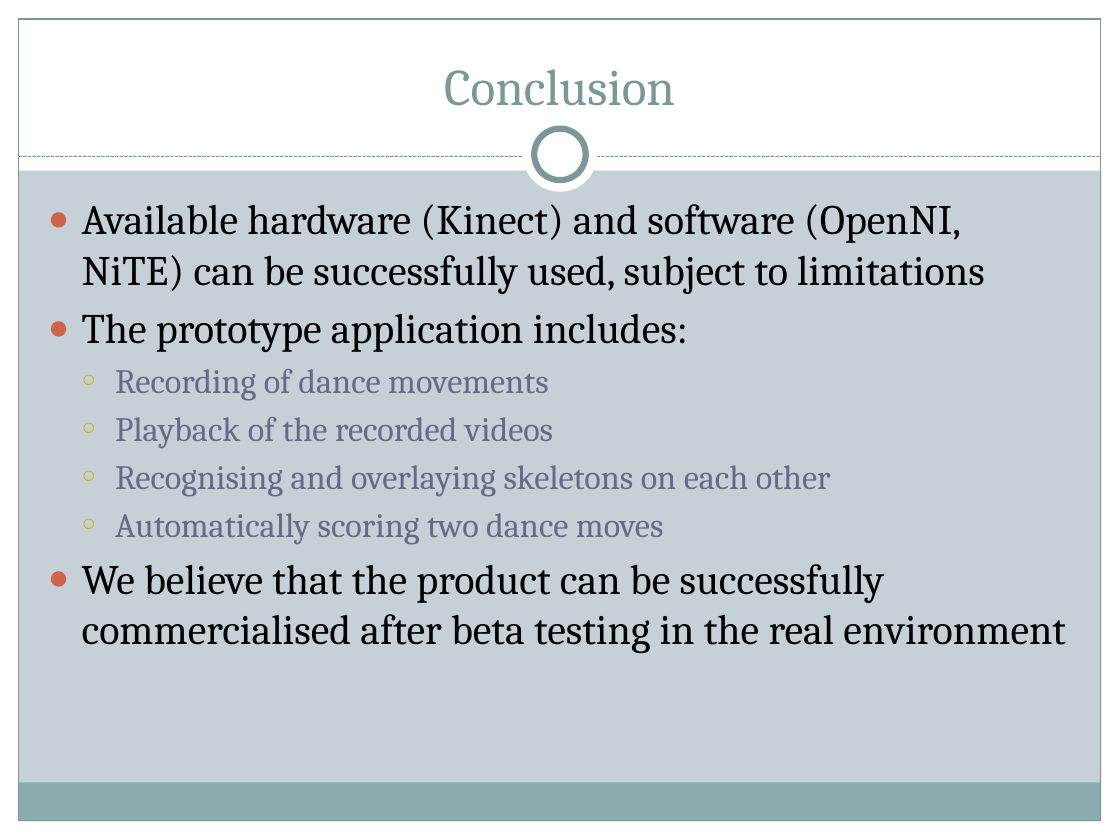
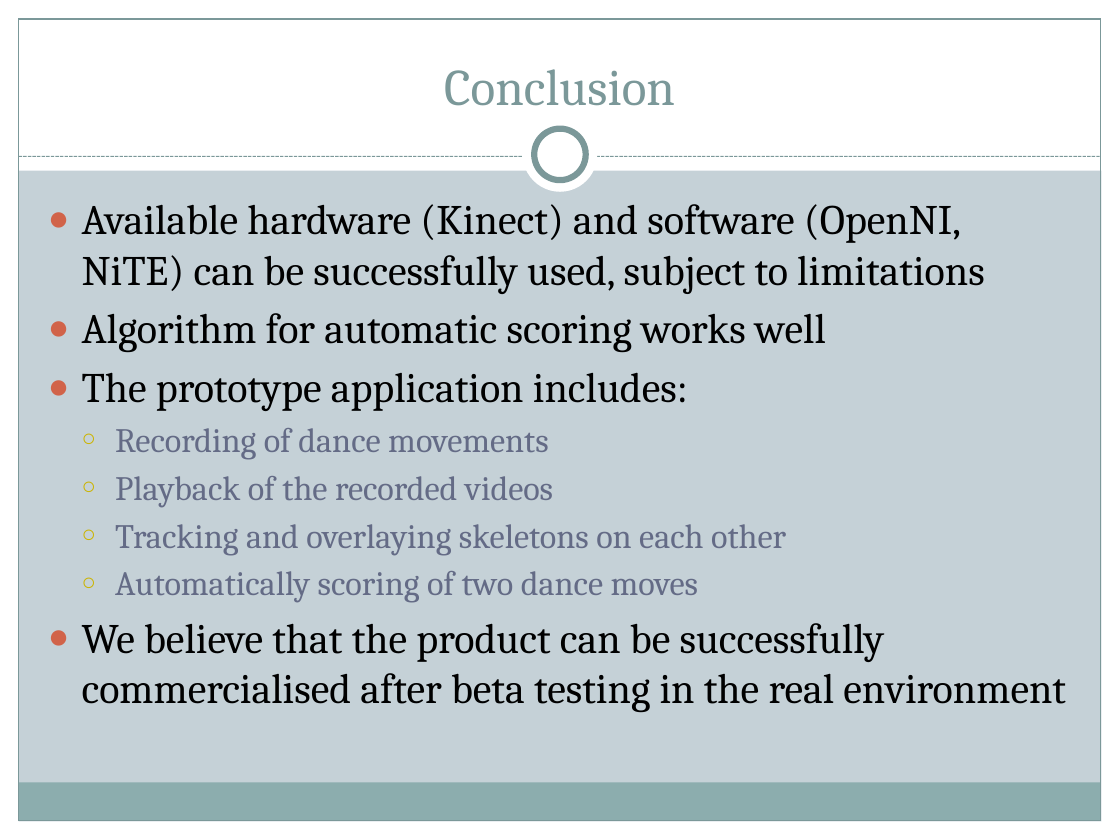
Before and after one commit to Marman1337/KinectProject, a slide deck: slide 17 of Presentation/Computerized Dance Classroom.pptx. Drawn at 1120x840 pixels with LibreOffice and Linux fonts; fonts in the diff are those of the drawing. Boxes give left, top, right and bottom in pixels: in the first picture for what was removed or moved away, otherwise in the second. Text is boxed around its words. In the diff, an @@ line names an element or a change of style, - is before the commit and + after.

Commit message:
dfghjk

```diff
--- a/Presentation/Computerized Dance Classroom.pptx
+++ b/Presentation/Computerized Dance Classroom.pptx
@@ text at bbox=[82, 313, 826, 353]: paragraph added @@
+● Algorithm for automatic scoring works well
@@ text at bbox=[115, 524, 786, 603]: text changed @@
-  ○ Recognising and overlaying skeletons on each other
-  ○ Automatically scoring two dance moves
+  ○ Tracking and overlaying skeletons on each other
+  ○ Automatically scoring of two dance moves
```
